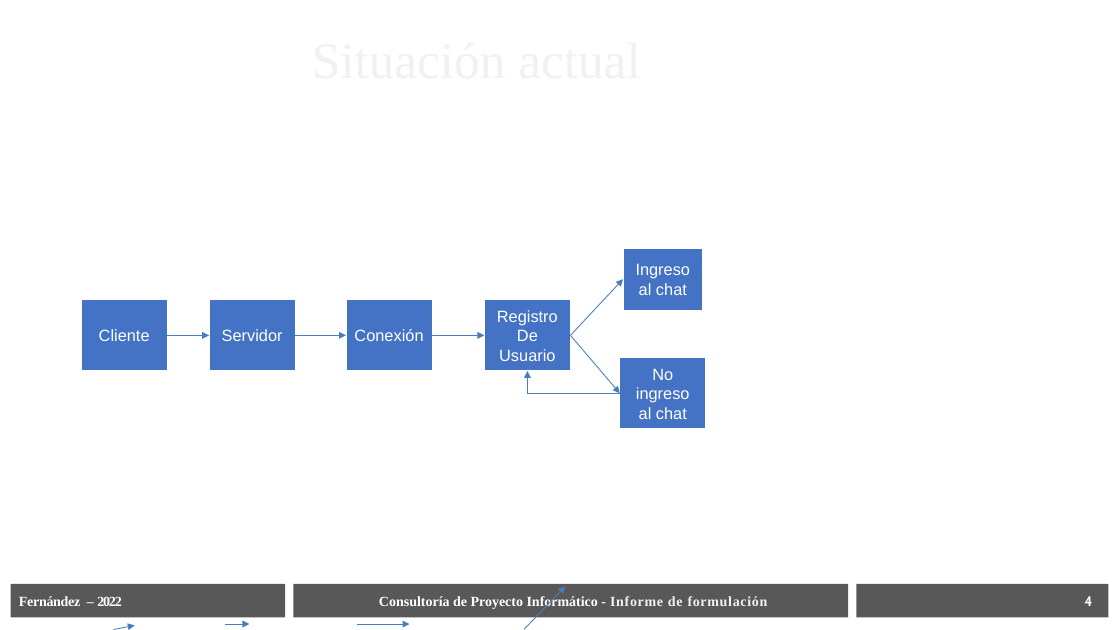
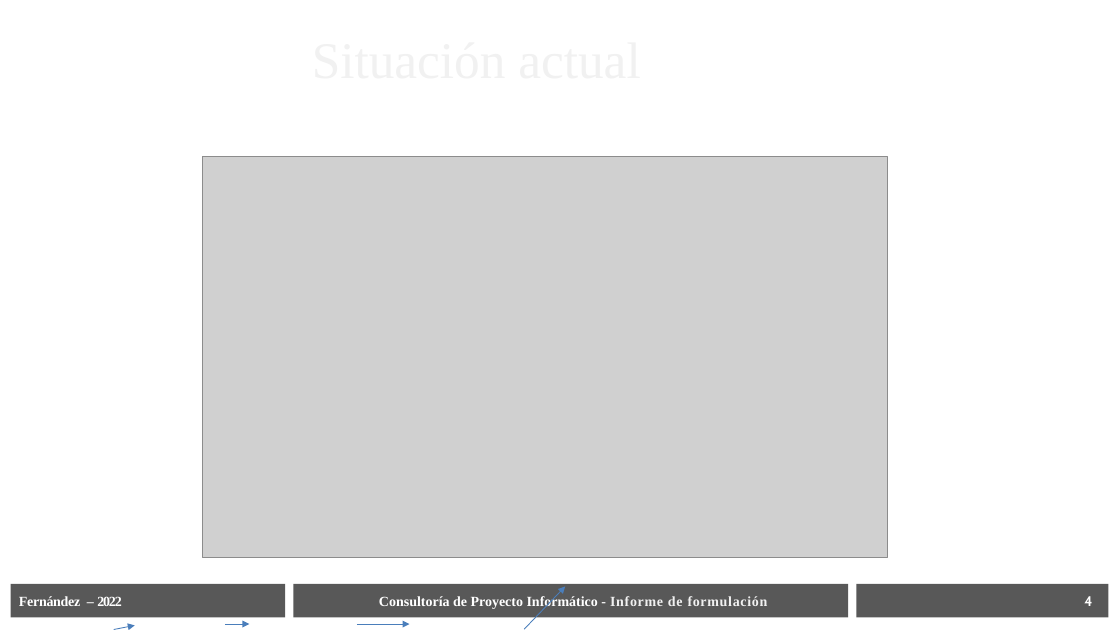
Before and after one commit to nconrad841/ConfiguracionDeServicios, a slide deck: slide 4 of Presentacion_2022_06_30.pptx. Drawn at 1120x630 pixels with LibreOffice and Linux fonts; fonts in the diff are those of the drawing; grey boxes stand for pictures; background and template pictures are left out. Boxes give left, top, right and bottom in pixels: in the first picture for what was removed or moved away, otherwise in the second. Text is boxed around its words. In the diff, an @@ line names an element or a change of style, - is before the commit and + after.

```diff
--- a/Presentacion_2022_06_30.pptx
+++ b/Presentacion_2022_06_30.pptx
@@ picture added at (x1=202, y1=157, x2=888, y2=558) @@
@@ rectangle removed at (x1=623, y1=248, x2=703, y2=310) @@
-Ingreso al chat
@@ arrow removed from (571, 335) to (623, 279) @@
@@ rectangle removed at (x1=82, y1=300, x2=168, y2=371) @@
-Cliente
@@ rectangle removed at (x1=209, y1=300, x2=296, y2=371) @@
-Servidor
@@ rectangle removed at (x1=346, y1=300, x2=433, y2=371) @@
-Conexión
@@ rectangle removed at (x1=485, y1=300, x2=571, y2=371) @@
-Registro De Usuario
@@ arrow removed from (167, 335) to (209, 335) @@
@@ arrow removed from (296, 335) to (346, 335) @@
@@ arrow removed from (432, 335) to (485, 335) @@
@@ arrow removed from (571, 335) to (620, 393) @@
@@ rectangle removed at (x1=620, y1=358, x2=707, y2=429) @@
-No ingreso al chat
@@ arrow removed from (528, 393) to (528, 371) @@
@@ line removed from (620, 393) to (528, 393) @@
```
Also in this commit, not shown: 3 other slides changed, 1 slide added, 6 other files.
